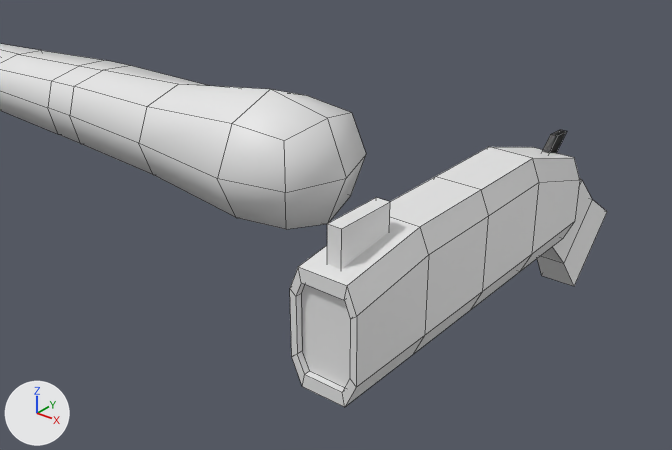
What one commit did to the Blender file scenes/player/player.blend.
Rendered twice from a camera (50 mm lens) standing at (2.07, -4.56, 2.45) and looking at (-0.38, -1.51, 0.55). Arrows for +X, +Y and +Z are at lower left; the lights stay in place. Mesh edges are drawn as thin lines.

In view in the first picture: 'Arms', 'Gun'.
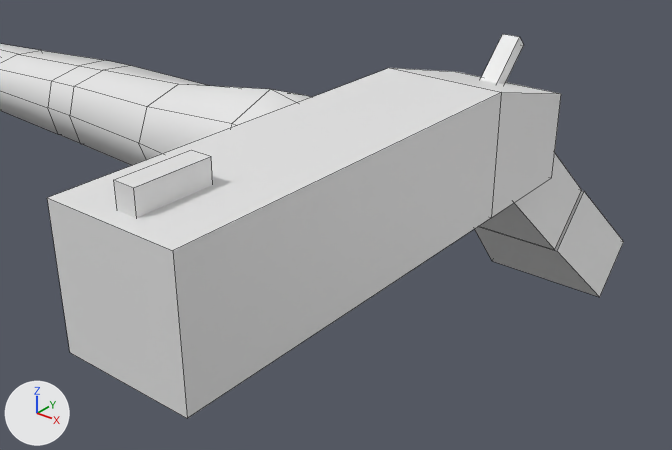
Location of each change, (x1, y1, x2, y2) in pixels of the pictures (672 x 450 px):
'TestPistol', added
    after: (47, 34, 624, 418)
'Gun', deleted
    before: (290, 130, 607, 407)

The change in detail:
Mesh me_cube is new.
It has 44 vertices, 34 faces and spans x -2.0..2.0, y -9.3..2.7, z -1.0..17.0.
Object 'Gun' (ob_gun) is deleted.
Object 'TestPistol' (ob_testpistol) is new; it shows me_cube.
Its location is (0.0, 0.0, 0.0).
Its rotation in degrees is (45, 0, 0).
Its scale is (0.18, 0.18, 0.18).
